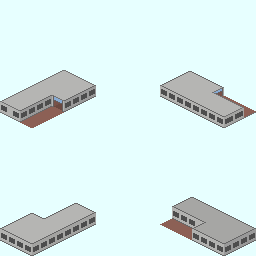
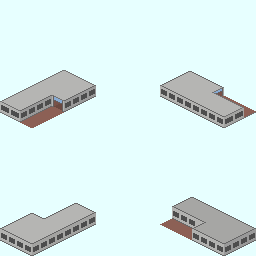
Comparing the layer stacks of the two w=256, h=256 images. Changes:
painted on "背景" over [7, 108, 13, 115]
